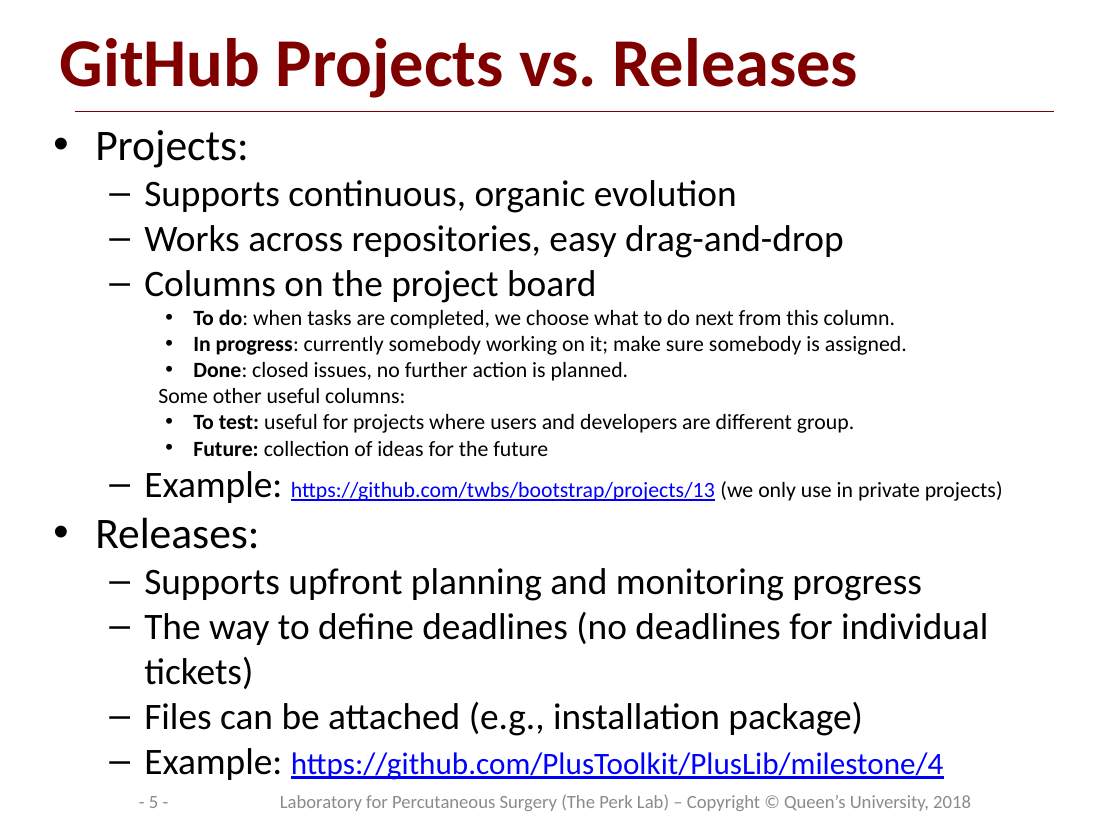
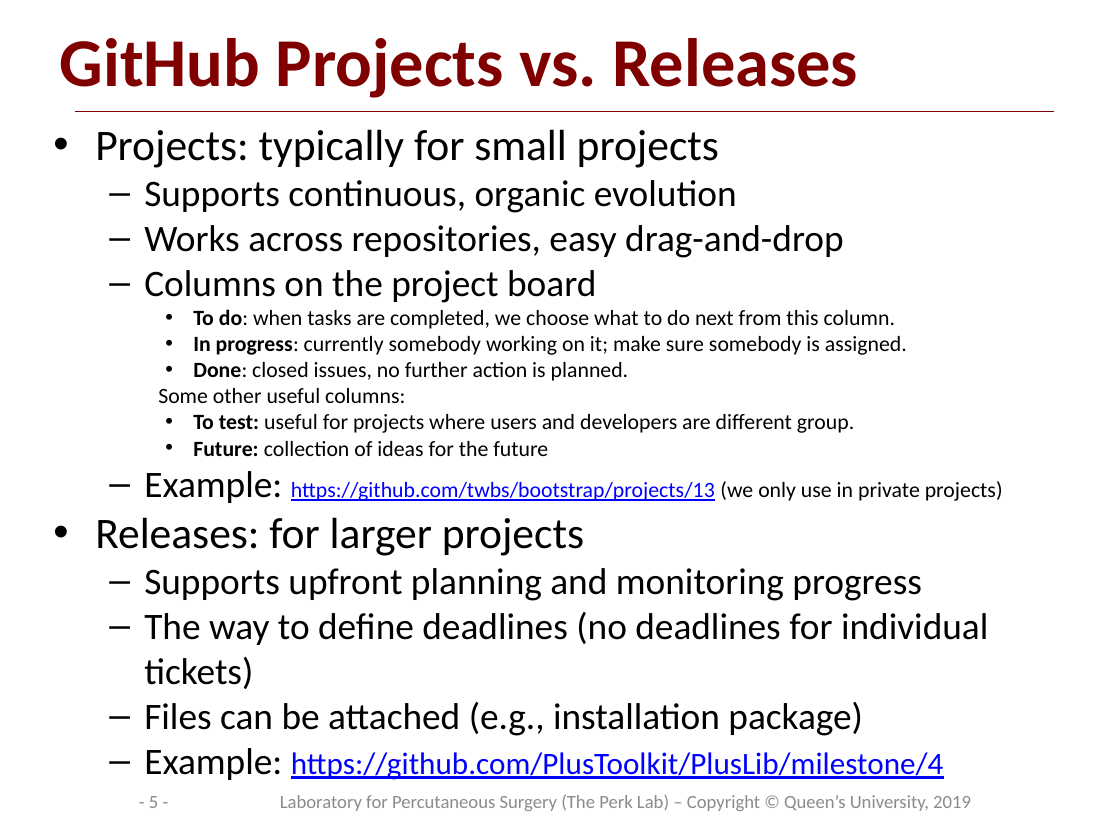
Before and after one commit to PerkLab/PerkLabBootcamp, a slide deck: slide 5 of Doc/day1_2_PerkLabProjectManagement.pptx. Drawn at 1120x840 pixels with LibreOffice and Linux fonts; fonts in the diff are those of the drawing; background and template pictures are left out. Boxes give left, top, right and bottom in pixels: in the first picture for what was removed or moved away, otherwise in the second. Text is boxed around its words. In the diff, an @@ line names an element or a change of style, - is before the commit and + after.

```diff
--- a/Doc/day1_2_PerkLabProjectManagement.pptx
+++ b/Doc/day1_2_PerkLabProjectManagement.pptx
@@ text at (95, 129, 719, 168): text changed @@
-• Projects:
+• Projects: typically for small projects
@@ text at (95, 517, 584, 556): text changed @@
-• Releases:
+• Releases: for larger projects
@@ text at (280, 795, 971, 811): text changed @@
-Laboratory for Percutaneous Surgery (The Perk Lab) – Copyright © Queen’s University, 2018
+Laboratory for Percutaneous Surgery (The Perk Lab) – Copyright © Queen’s University, 2019
```
Also in this commit, not shown: 34 other slides changed, 1 slide added, 2 other files.
